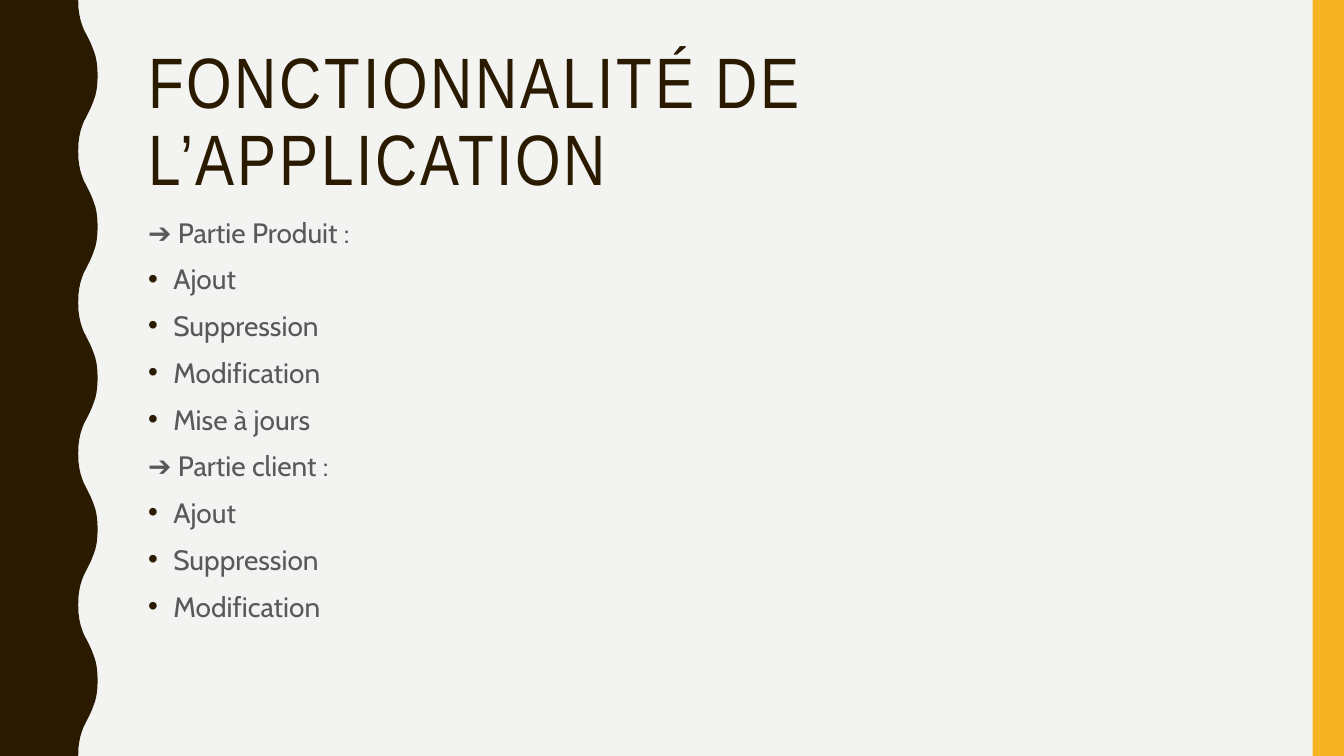
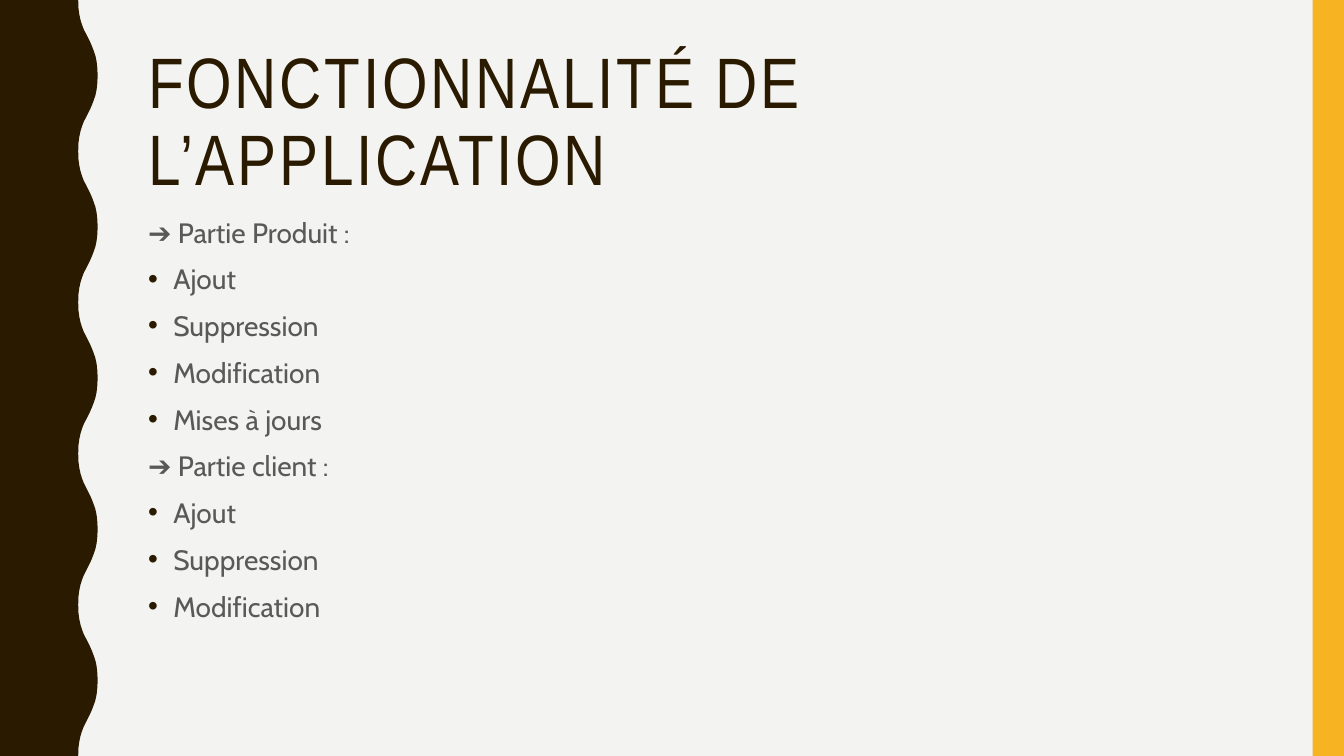
Before and after one commit to rami-mehaibia/Application-de-gestion-de-pharmacie., a slide deck: slide 6 of 1er Présentation.pptx. Drawn at 1344x756 pixels with LibreOffice and Linux fonts; fonts in the diff are those of the drawing. Boxes give left, top, right and bottom in pixels: in the first picture for what was removed or moved away, otherwise in the second. Text is boxed around its words. In the diff, an @@ line names an element or a change of style, - is before the commit and + after.

```diff
--- a/1er Présentation.pptx
+++ b/1er Présentation.pptx
@@ text at <box>173,410,322,436</box>: text changed @@
-• Mise à jours
+• Mises à jours
```
Also in this commit, not shown: 3 other slides changed.
